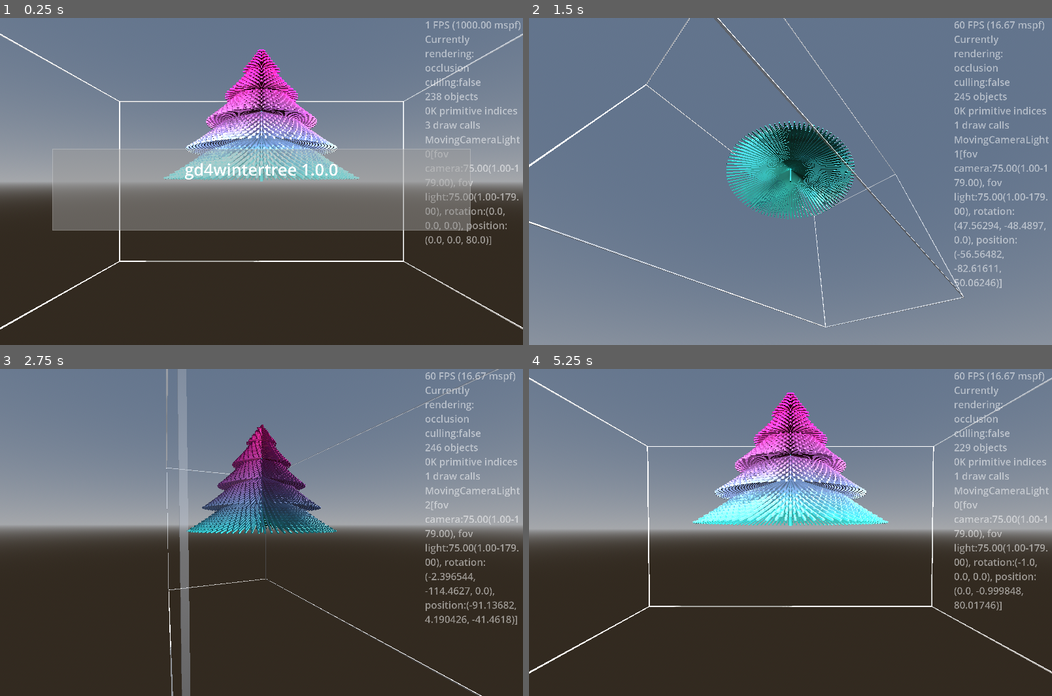
Above: before the commit, frames 1-4 (two rows, left to right).
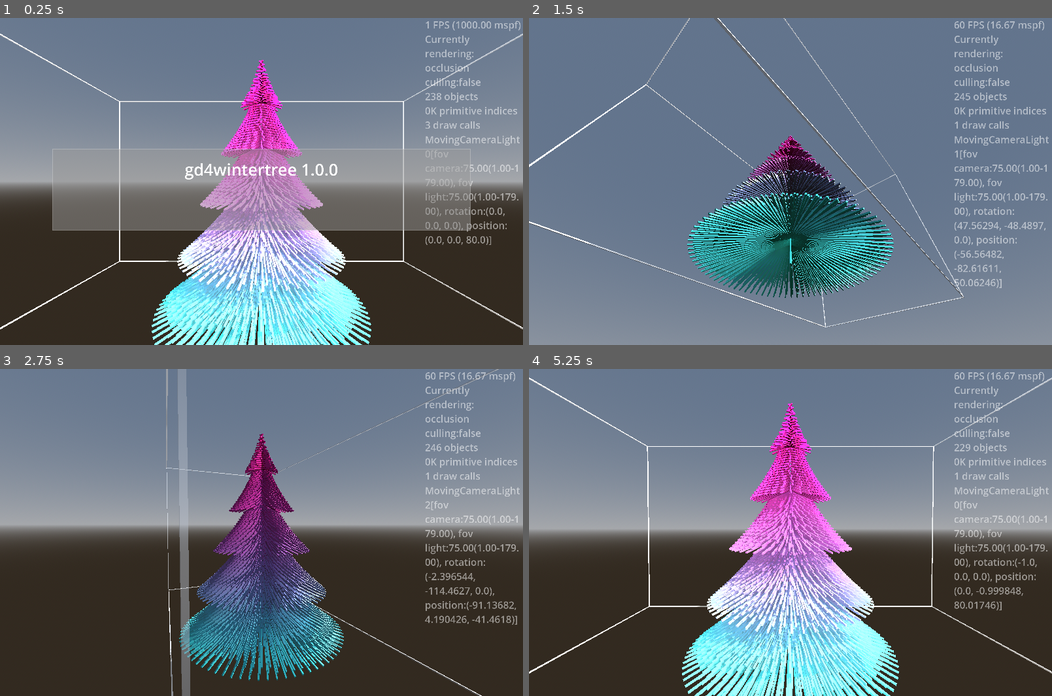
Above: after the commit, the same moments.

Repository: kasworld/gd4wintertree
Game: Godot game, scene res://main.tscn
The game is run twice, just before and just after one commit, with the same random seed, the same clock (stepped at 60 frames per second) and the same inputs.
Inputs (mouse positions are in pixels of both pictures, inside the frame that each line leads up to):
- Up to frame 1 (0.25 s): no input
- Up to frame 2 (1.5 s): tap Enter at 0.5 s; move the mouse to (905, 165) at 0.52 s; hold Right 0.53-1.28 s; tap Q at 0.6 s; click (905, 165) at 0.67 s; move the mouse to (685, 197) at 1.27 s; hold Down from 1.28 s (still down); tap E at 1.35 s
- Up to frame 3 (2.75 s): move the mouse to (313, 460) at 2.02 s; release Down at 2.03 s; hold Right from 2.03 s (still down); tap Enter at 2.1 s
- Up to frame 4 (5.25 s): move the mouse to (764, 597) at 2.77 s; release Right at 2.78 s; hold Up 2.78-3.53 s; tap Q at 2.85, 5.1 s; click (764, 597) at 2.92 s; move the mouse to (947, 581) at 3.52 s; hold Left 3.53-5.03 s; tap E at 3.6 s; move the mouse to (633, 483) at 4.27 s; tap Enter at 4.35 s; tap Space at 5 s; move the mouse to (816, 532) at 5.02 s; hold Down from 5.03 s (still down); click (816, 532) at 5.17 s

The runs differ from the first frame. In frame 1, 21% of the frame differs, in the area x 27-71%, y 9-100%; in frame 2, 13%; in frame 3, 13%; in frame 4, 22%, in the area x 27-71%, y 7-100%.

Commit message:
update LineTree

Diff:
--- a/line_tree/line_tree.gd
+++ b/line_tree/line_tree.gd
@@ -1,8 +1,7 @@
 extends Node3D
 class_name LineTree
 
-
-func init(h :float, w :float, co1 :Color, co2 :Color) -> LineTree:
+func init(h :float, w :float, co1 :Color, co2 :Color, line_width :float = 0.5, stage_count :int=5) -> LineTree:
 	$"중심기둥".mesh.top_radius = w/1000
 	$"중심기둥".mesh.bottom_radius = w/100
 	$"중심기둥".mesh.height = h
@@ -11,16 +10,20 @@
 	var lines := []
 	for y in range(h,0,-1):
 		var rate := (h-y)/h
-		var r :float= lerp(1.0, w/2, rate ) + fposmod(rate*h, h/5)*rate
+		var r :float= lerp(1.0, w/2, rate ) + fposmod(rate*h, h/stage_count)*rate
 		lines.append_array(make_lines(y,w*2*rate,10*rate,r))
-	$Lines.multi_line_by_pos(lines, 0.5, Color.WHITE)
+	$Lines.multi_line_by_pos(lines, line_width, Color.WHITE)
 	$Lines.set_gradient_color_all(co1,co2)
 	return self
 
 func make_lines(start_y :float, count :int, h :float, r :float) -> Array:
+	count = max(count,3)
 	var rtn := []
+	var rad_step := 2*PI / count
+	var end_y := start_y+h
+	var rad_shift :float = randf_range(0,2*PI)
 	for i in count:
-		var rad := 2*PI / count *i
+		var rad := rad_step*i + rad_shift
 		var to := Vector3(cos(rad)*r, start_y  , sin(rad)*r)
-		rtn.append([Vector3(0,start_y+h,0), to])
+		rtn.append([Vector3(0,end_y,0), to])
 	return rtn
--- a/main.gd
+++ b/main.gd
@@ -48,7 +48,9 @@
 	$FixedCameraLight.make_current()
 	add_child( preload("res://multi_mesh_shape/multi_mesh_shape.tscn").instantiate(
 		).init_wire_box(WorldSize, WorldSize.length()/500, Color.WHITE, 0.5))
-	$LineTree.init(50, 50, random_color(),random_color())
+	$LineTree.init(WorldSize.y, WorldSize.z/2, random_color(),random_color())
+	$LineTree.position.y = - WorldSize.y/2
+
 func random_color() -> Color:
 	return NamedColorList.color_list.pick_random()[0]
 
